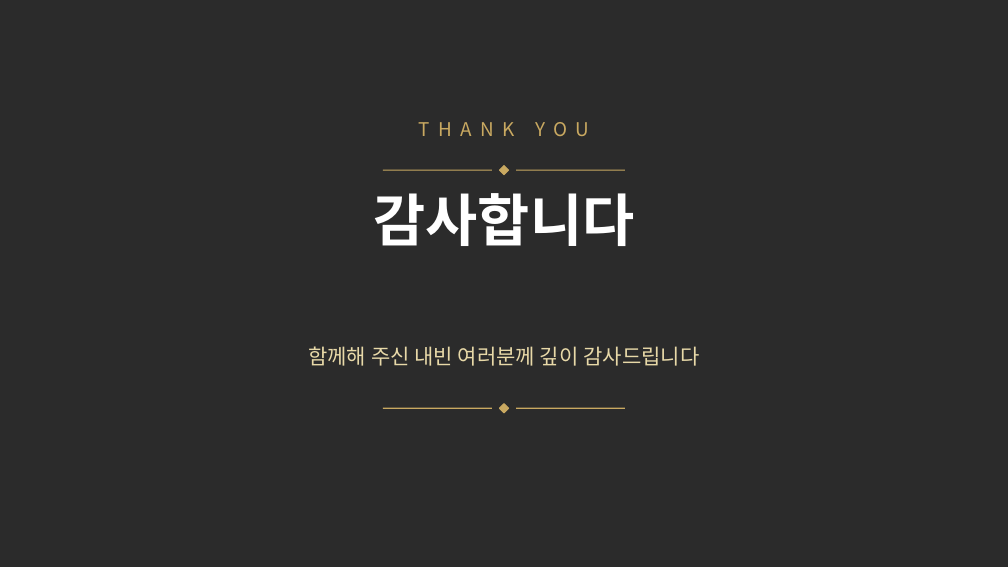
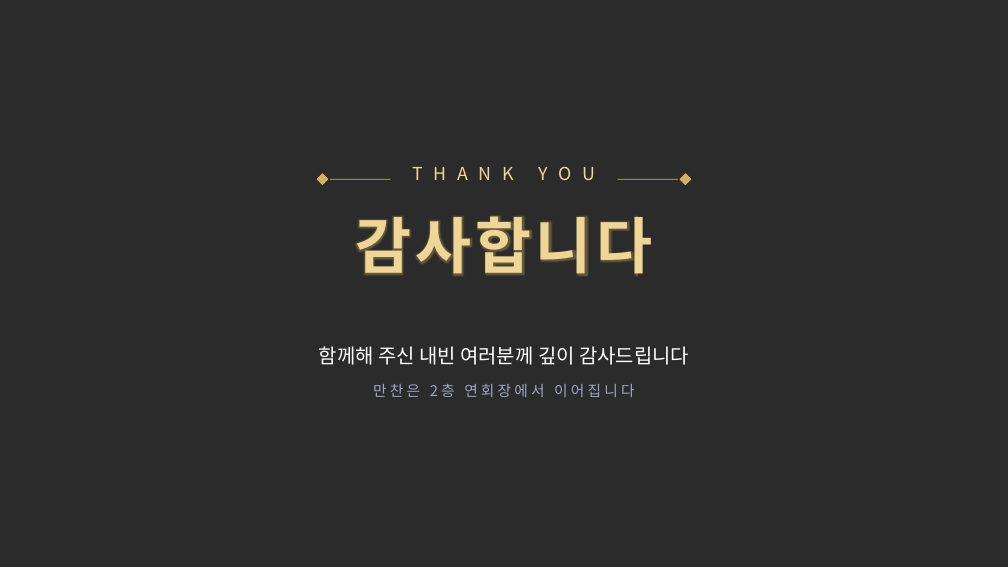
Before and after one commit to bbicoon/bbicoon, a slide deck: slide 14 of events/vip-ceremony/내빈행사_식순.pptx. Drawn at 1008x567 pixels with LibreOffice and Linux fonts; fonts in the diff are those of the drawing; background and template pictures are left out; a plain dark background stands for a picture behind light text. Boxes give left, top, right and bottom in pixels: in the first picture for what was removed or moved away, otherwise in the second. Text is boxed around its words. In the diff, an @@ line names an element or a change of style, - is before the commit and + after.

```diff
--- a/events/vip-ceremony/내빈행사_식순.pptx
+++ b/events/vip-ceremony/내빈행사_식순.pptx
@@ text "THANK YOU": place and size @@
-text "THANK YOU" at (113,117,895,155)
+text "THANK YOU" at (113,163,895,197)
@@ text "THANK YOU" at (113,163,895,197): size 18 to 17 pt, text colour #C9A961 to #F0D696, letter spacing 8 to 10 pt @@
@@ diamond added at (318,174,328,185), fill #D4AF5F, outline #D4AF5F 1 pt @@
@@ line added from (330, 179) to (391, 179), #D4AF5F 0.75 pt @@
@@ line removed from (383, 170) to (492, 170) @@
@@ diamond removed at (500,166,509,175) @@
@@ line removed from (516, 170) to (625, 170) @@
@@ line moved from (516, 408) - (625, 408) to (618, 179) - (678, 179) @@
@@ line (618, 179) - (678, 179): stroke #C9A961 1 pt to #D4AF5F 0.75 pt @@
@@ diamond added at (681,174,691,185), fill #D4AF5F, outline #D4AF5F 1 pt @@
@@ title "감사합니다": place and size @@
-title "감사합니다" at (374,193,635,246)
+title "감사합니다" at (356,216,652,276)
@@ title "감사합니다" at (356,216,652,276): size 54 to 58 pt, text colour #FFFFFF to #F0D696, letter spacing 0 to 4 pt @@
@@ text "함께해 주신 내빈 여러분께 깊이 ..." at (319,346,689,365): size 20 to 19 pt, text colour #E8D9A8 to #FFFFFF @@
@@ text added at (373,384,634,397), 14 pt, text #9AA6C4 @@
+만찬은 2층 연회장에서 이어집니다
@@ line removed from (383, 408) to (492, 408) @@
@@ diamond removed at (500,404,509,413) @@
```
Also in this commit, not shown: 13 other slides changed, 5 other files.
